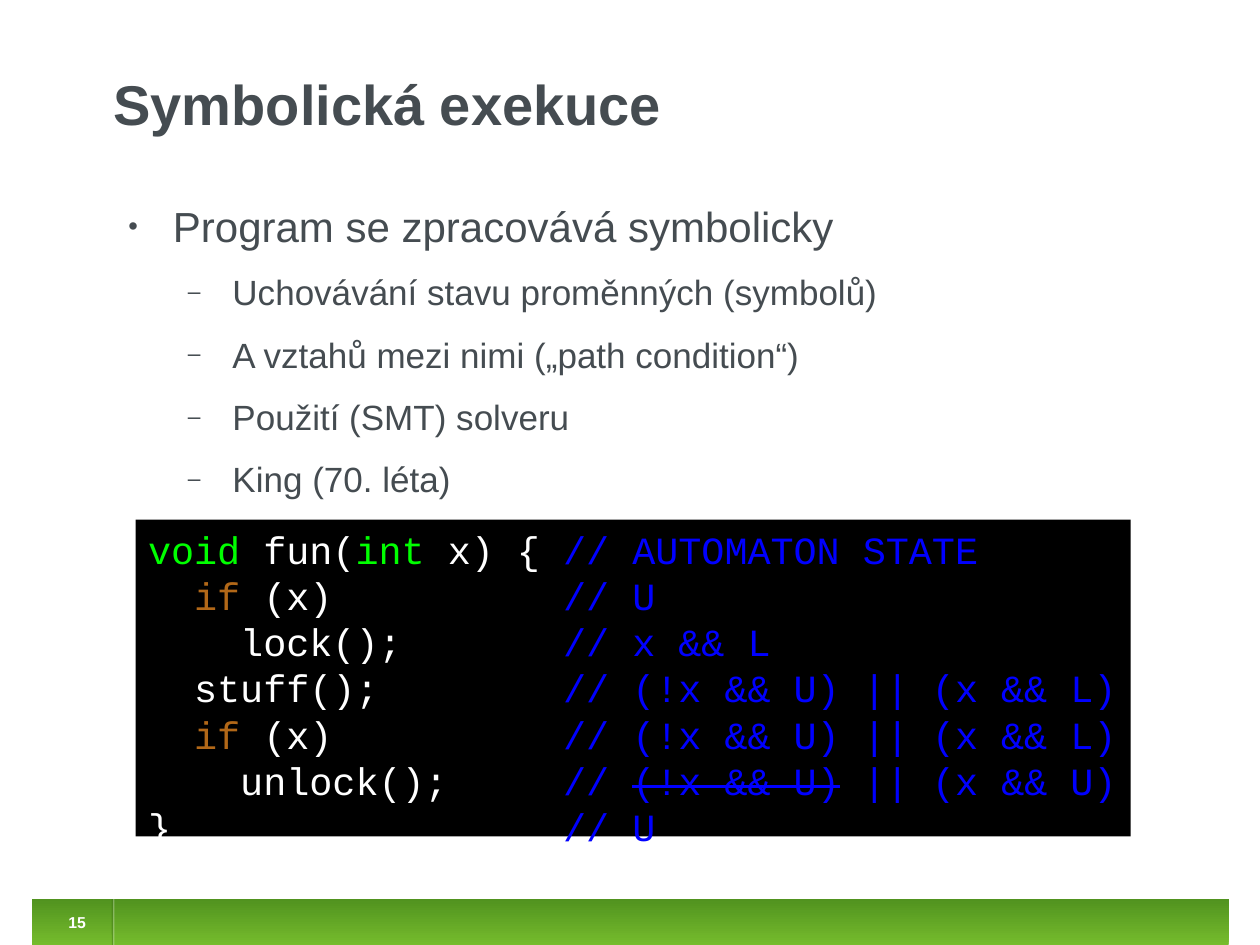
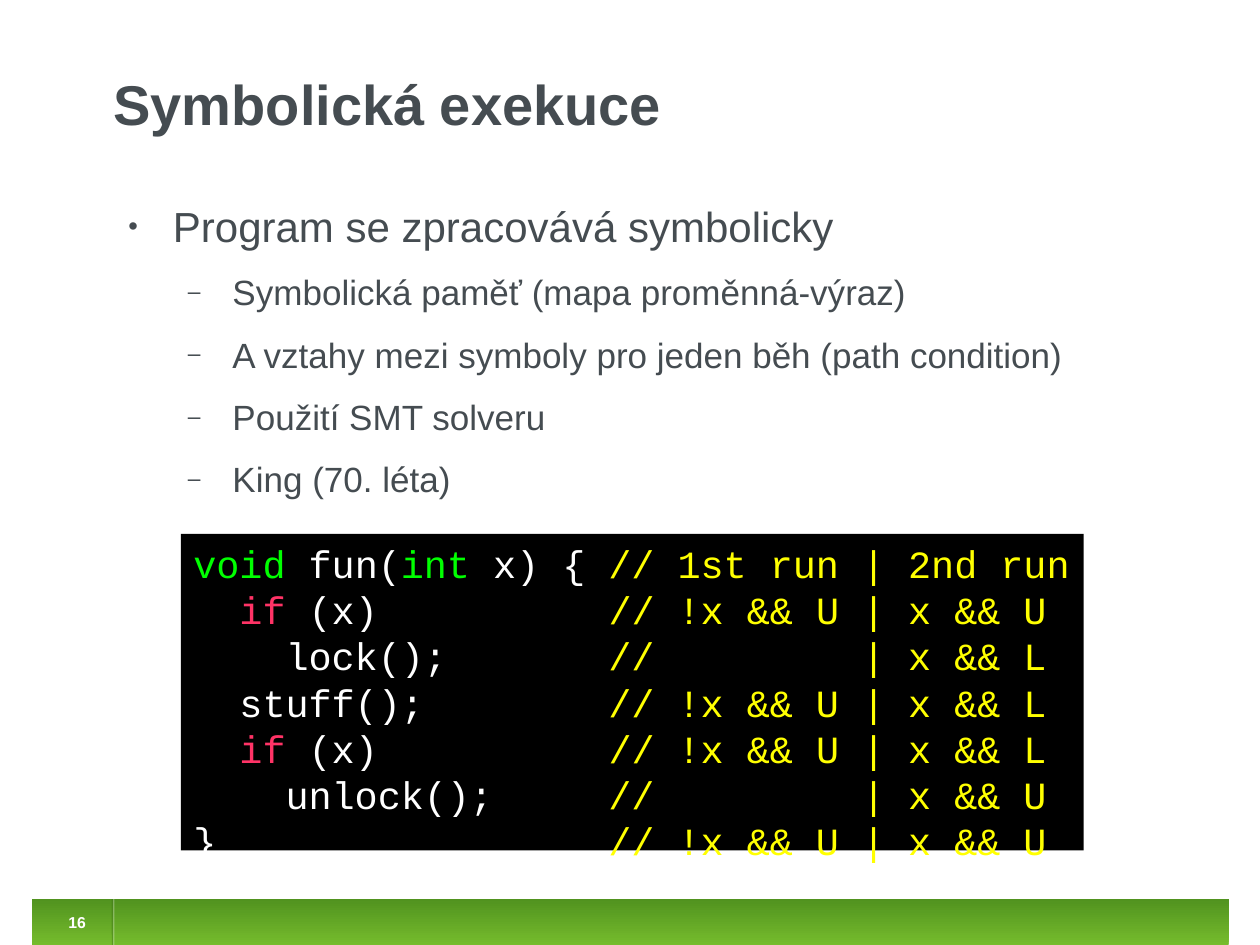
Before and after one commit to jirislaby/writings, a slide deck: slide 16 of presentations/stanse_prase.odp (slide 15 before the commit). Drawn at 1260x945 pixels with LibreOffice and Linux fonts; fonts in the diff are those of the drawing. Boxes give left, top, right and bottom in pixels: in the first picture for what was removed or moved away, otherwise in the second. Text is boxed around its words. In the diff, an @@ line names an element or a change of style, - is before the commit and + after.

```diff
--- a/presentations/stanse_prase.odp
+++ b/presentations/stanse_prase.odp
@@ text at [232,279,1062,431]: text changed @@
-  ‒ Uchovávání stavu proměnných (symbolů)
-  ‒ A vztahů mezi nimi („path condition“)
-  ‒ Použití (SMT) solveru
+  ‒ Symbolická paměť (mapa proměnná-výraz)
+  ‒ A vztahy mezi symboly pro jeden běh (path condition)
+  ‒ Použití SMT solveru
@@ rectangle "void fun(int x) { // ...": place and size @@
-rectangle "void fun(int x) { // ..." at [136,519,1131,835]
+rectangle "void fun(int x) { // ..." at [181,534,1084,850]
@@ text in rectangle at [193,551,1069,867]: text changed; text colour #0000FF to #FFFF00 @@
-void fun(int x) { // AUTOMATON STATE
-if (x) // U
-lock(); // x && L
-stuff(); // (!x && U) || (x && L)
-if (x) // (!x && U) || (x && L)
-unlock(); // (!x && U) || (x && U)
-} // U
+void fun(int x) { // 1st run | 2nd run
+if (x) // !x && U | x && U
+lock(); // | x && L
+stuff(); // !x && U | x && L
+if (x) // !x && U | x && L
+unlock(); // | x && U
+} // !x && U | x && U
@@ page number at [68,917,86,928]: text changed @@
-15
+16
```
Also in this commit, not shown: 10 other slides changed, 13 slides added, 1 slide removed.
